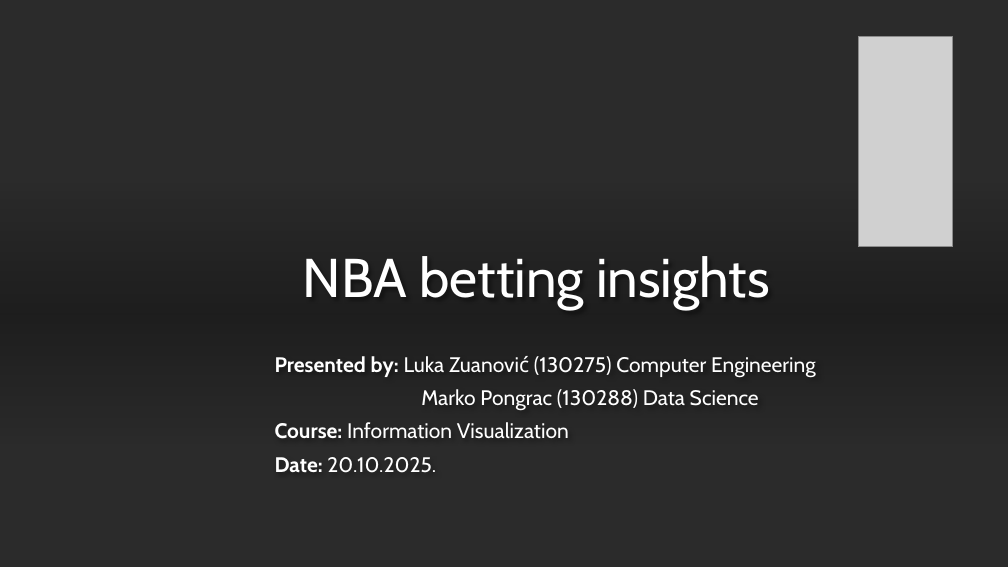
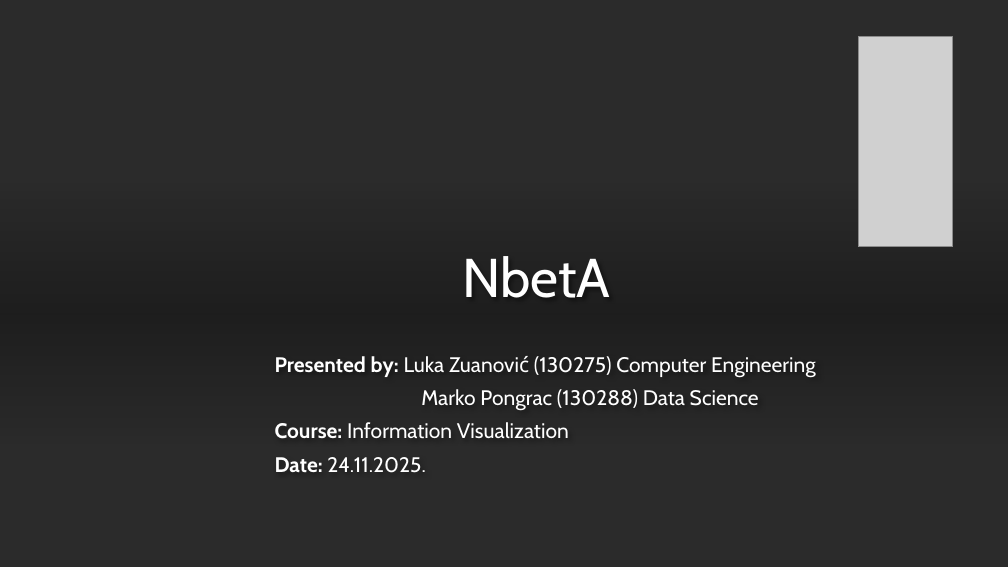
Before and after one commit to ZuanovicLuka/NBA_visualizations, a slide deck: slide 1 of presentations/1_final_presentation.pptx. Drawn at 1008x567 pixels with LibreOffice and Linux fonts; fonts in the diff are those of the drawing; grey boxes stand for pictures; background and template pictures are left out; a plain dark background stands for a picture behind light text. Boxes give left, top, right and bottom in pixels: in the first picture for what was removed or moved away, otherwise in the second. Text is boxed around its words. In the diff, an @@ line names an element or a change of style, - is before the commit and + after.

```diff
--- a/presentations/1_final_presentation.pptx
+++ b/presentations/1_final_presentation.pptx
@@ title at (462,256,610,298): text changed @@
-NBA betting insights
+NbetA
@@ subtitle at (275,457,425,473): text changed @@
-Date: 20.10.2025.
+Date: 24.11.2025.
```
Also in this commit, not shown: 3 other slides changed, 7 slides added, 1 slide removed, 1 other file.
